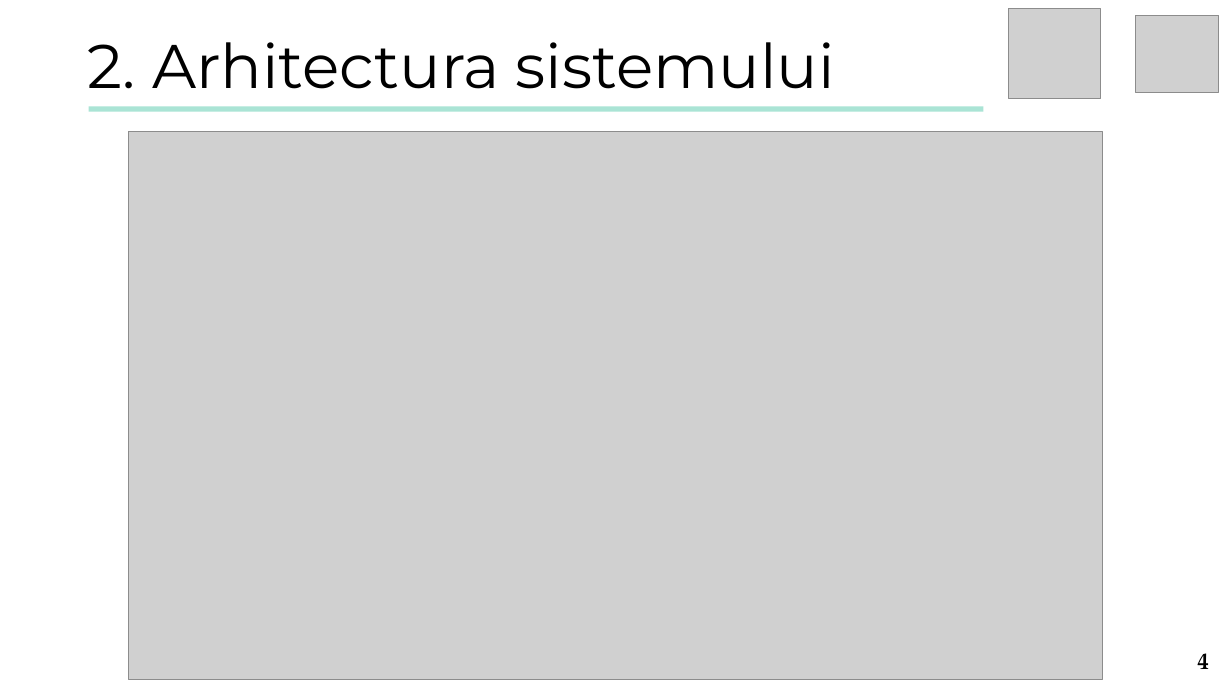
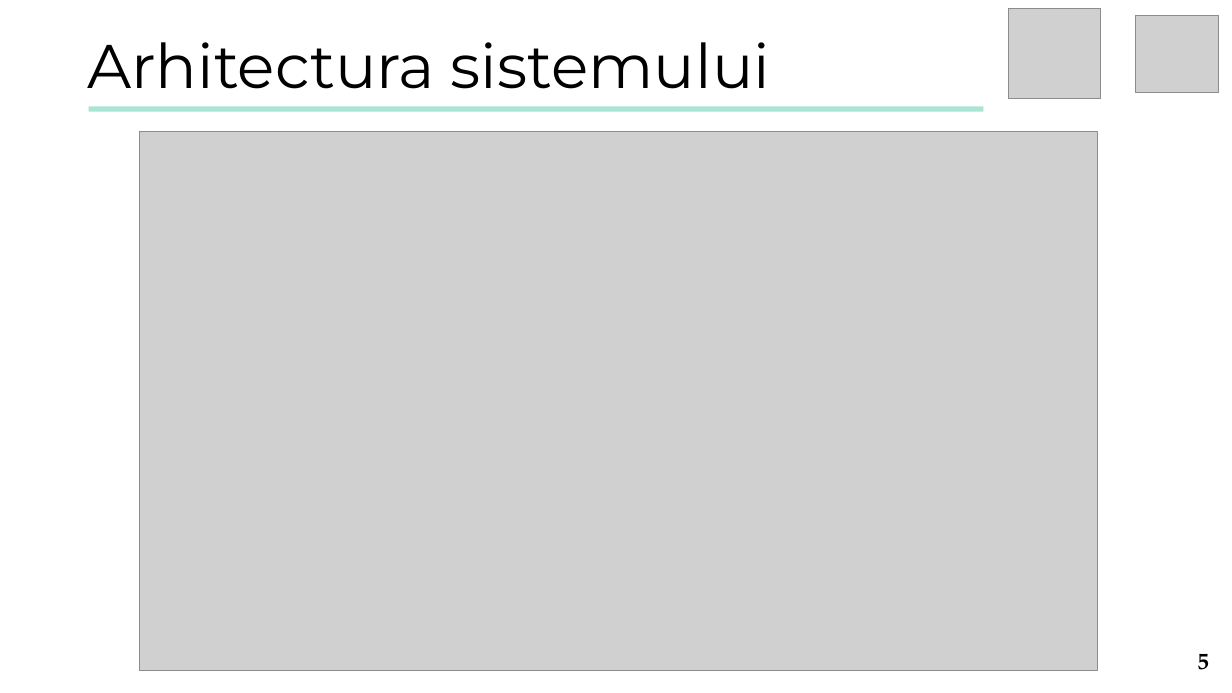
Before and after one commit to turcunicusor/Licenta, a slide deck: slide 5 of Documentation/Presentation.pptx (slide 4 before the commit). Drawn at 1232x693 pixels with LibreOffice and Linux fonts; fonts in the diff are those of the drawing; grey boxes stand for pictures. Boxes give left, top, right and bottom in pixels: in the first picture for what was removed or moved away, otherwise in the second. Text is boxed around its words. In the diff, an @@ line names an element or a change of style, - is before the commit and + after.

```diff
--- a/Documentation/Presentation.pptx
+++ b/Documentation/Presentation.pptx
@@ text at bbox=[87, 42, 770, 89]: text changed @@
-2. Arhitectura sistemului
+Arhitectura sistemului
@@ picture: place and size @@
-picture at bbox=[128, 131, 1103, 679]
+picture at bbox=[140, 132, 1098, 671]
@@ page number at bbox=[1197, 654, 1209, 670]: text changed @@
-4
+5
```
Also in this commit, not shown: 10 other slides changed, 2 slides added, 1 slide removed, 4 other files.
